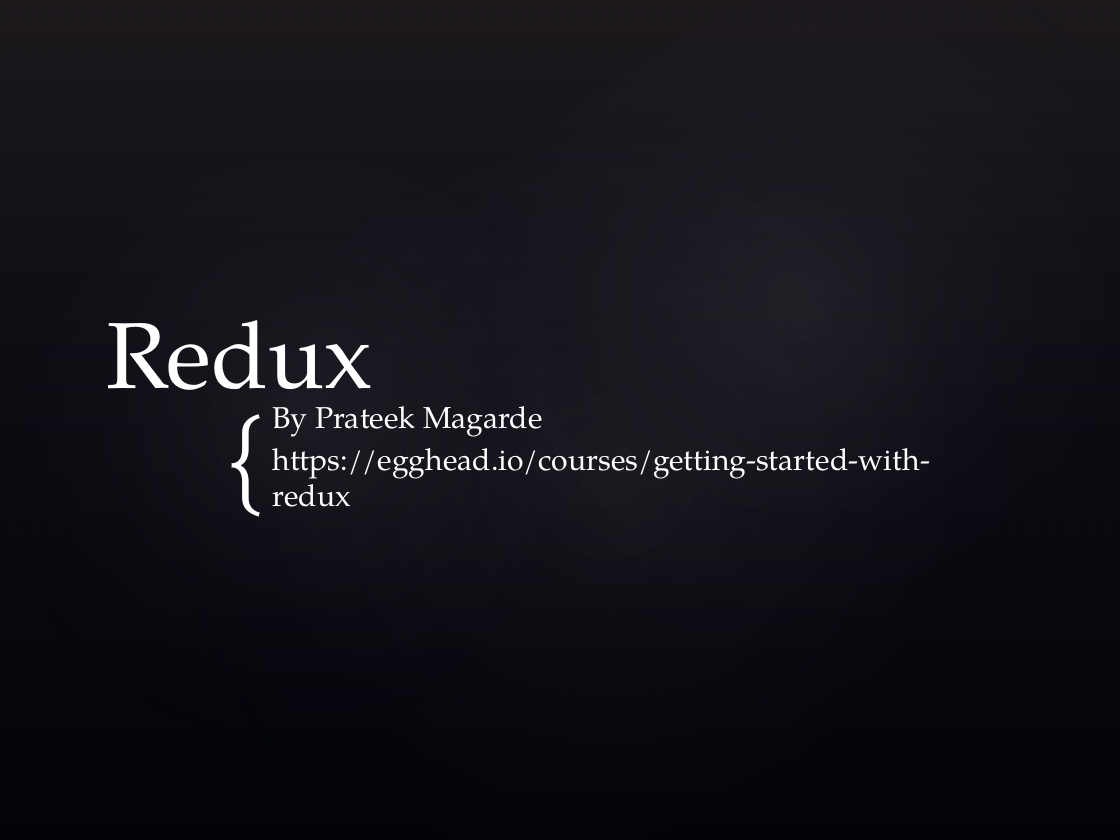
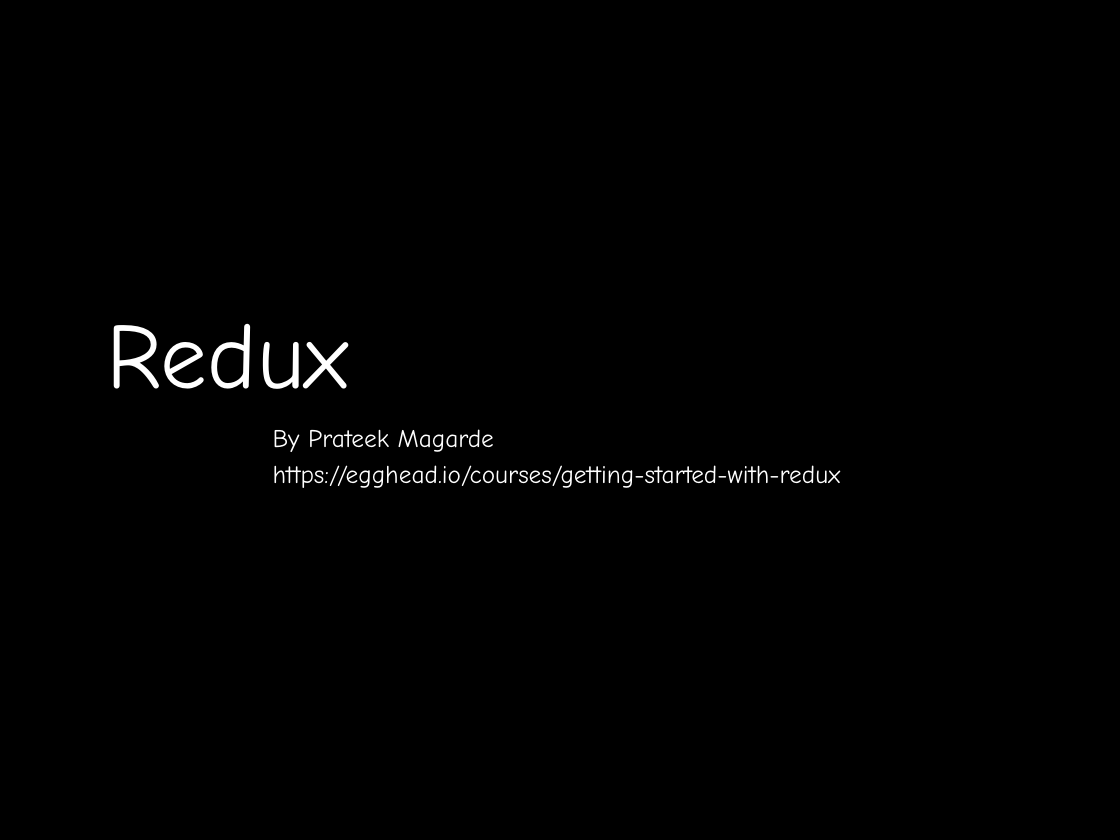
Before and after one commit to prateek3189/venus-react, a slide deck: slide 1 of Getting Started with Redux.pptx. Drawn at 1120x840 pixels with LibreOffice and Linux fonts; fonts in the diff are those of the drawing; background and template pictures are left out. Boxes give left, top, right and bottom in pixels: in the first picture for what was removed or moved away, otherwise in the second. Text is boxed around its words. In the diff, an @@ line names an element or a change of style, - is before the commit and + after.

Commit message:
Redux: The Single Immutable State Tree Redux: Describing State Changes with Actions Redux: Pure and Impure Functions

```diff
--- a/Getting Started with Redux.pptx
+++ b/Getting Started with Redux.pptx
@@ rectangle removed at [0,0,1120,840] @@
@@ ellipse removed at [0,0,696,840] @@
@@ ellipse removed at [51,0,1120,840] @@
@@ ellipse removed at [307,0,1120,761] @@
@@ title "Redux" at [106,324,349,389]: font TeX Gyre Pagella to Comic Neue @@
@@ text removed at [224,388,280,514] @@
-{
@@ subtitle "By Prateek Magarde" at [273,429,841,488]: size 19.4 to 16.3 pt, font TeX Gyre Pagella to Comic Neue @@
```
Also in this commit, not shown: 5 slides added, 1 other file.
